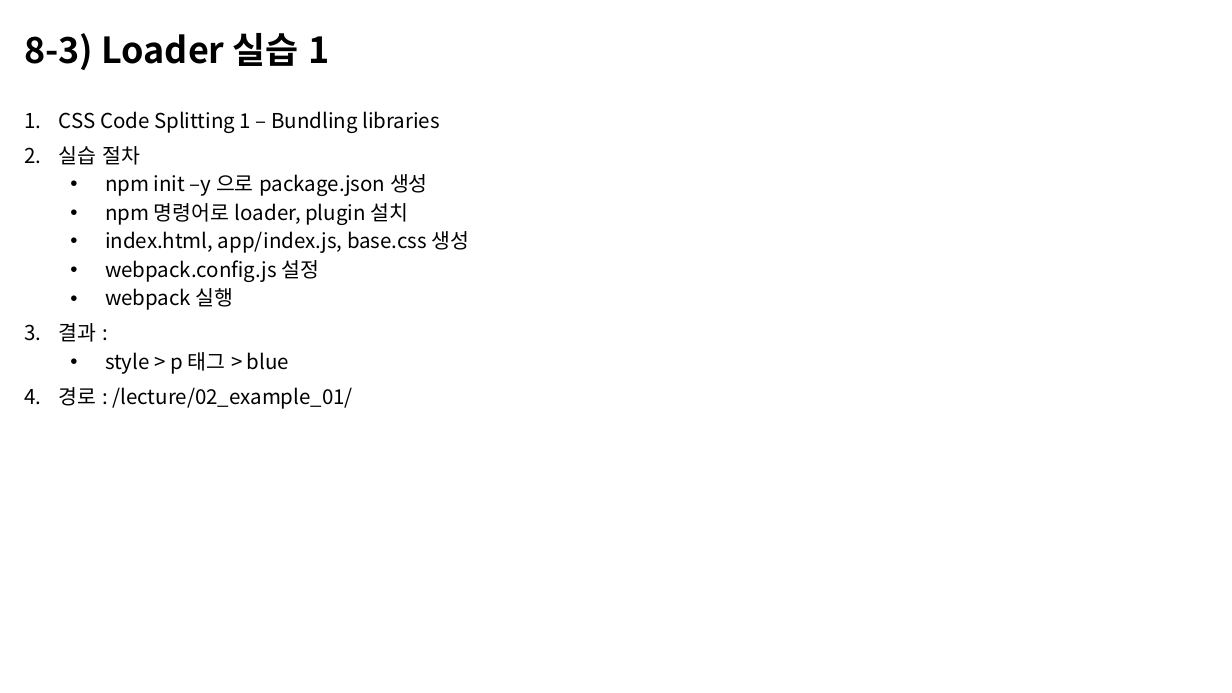
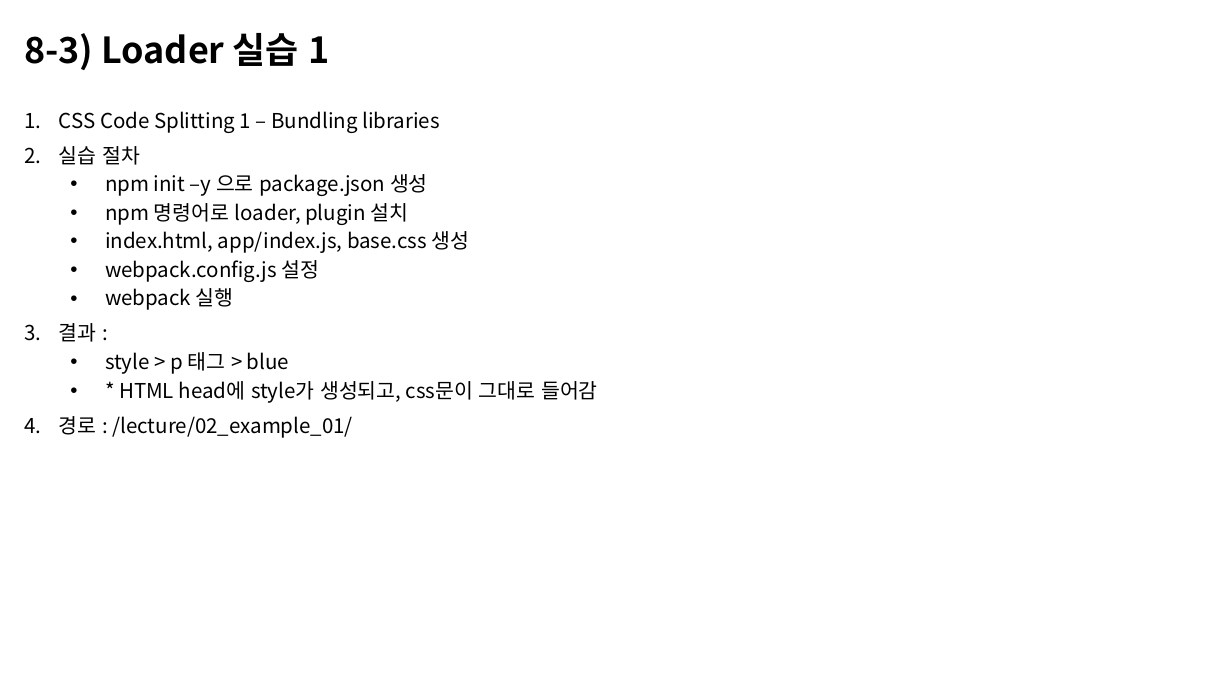
Before and after one commit to n4oah-study/webpack, a slide deck: slide 15 of document/webpack.pptx. Drawn at 1232x693 pixels with LibreOffice and Linux fonts; fonts in the diff are those of the drawing. Boxes give left, top, right and bottom in pixels: in the first picture for what was removed or moved away, otherwise in the second. Text is boxed around its words. In the diff, an @@ line names an element or a change of style, - is before the commit and + after.

Commit message:
example_02 실습 내용 추가 pptx

```diff
--- a/document/webpack.pptx
+++ b/document/webpack.pptx
@@ text at (x1=119, y1=381, x2=598, y2=403): paragraph added @@
+  • * HTML head에 style가 생성되고, css문이 그대로 들어감
```
Also in this commit, not shown: 1 other slide changed.
